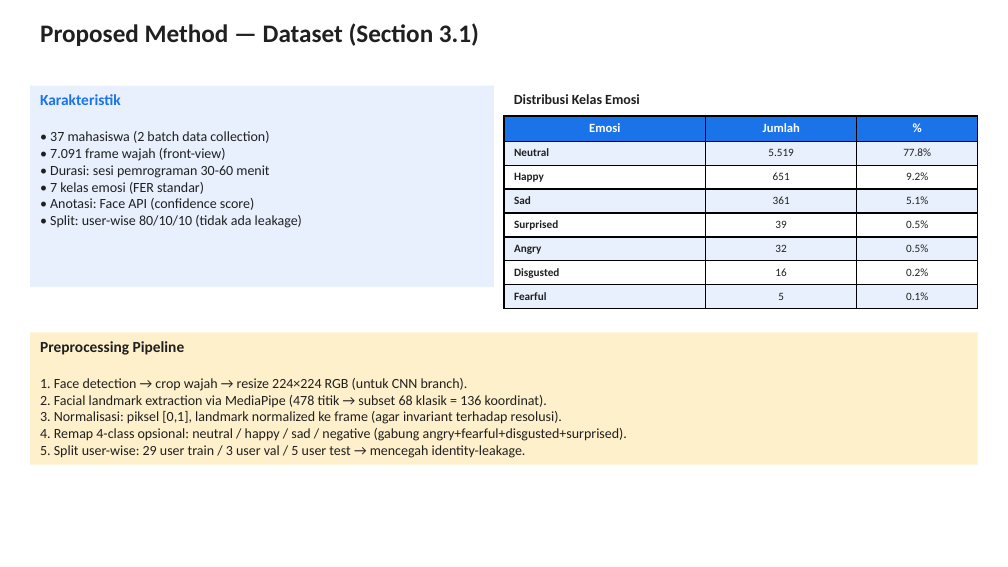
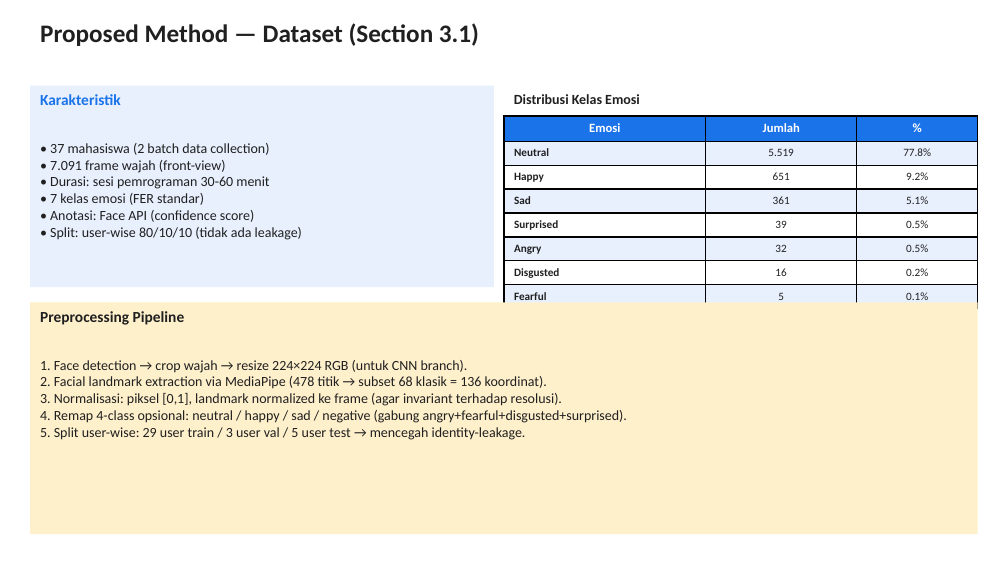
Before and after one commit to taufikhdyt01/MultimodalEmoLearn, a slide deck: slide 7 of docs/PPT JITeCS.pptx. Drawn at 1008x567 pixels with LibreOffice and Linux fonts; fonts in the diff are those of the drawing. Boxes give left, top, right and bottom in pixels: in the first picture for what was removed or moved away, otherwise in the second. Text is boxed around its words. In the diff, an @@ line names an element or a change of style, - is before the commit and + after.

```diff
--- a/docs/PPT JITeCS.pptx
+++ b/docs/PPT JITeCS.pptx
@@ rectangle "Preprocessing Pipeline": place and size @@
-rectangle "Preprocessing Pipeline" at [30,333,978,465]
+rectangle "Preprocessing Pipeline" at [30,302,978,534]
```
Also in this commit, not shown: 8 other slides changed, 11 other files.
